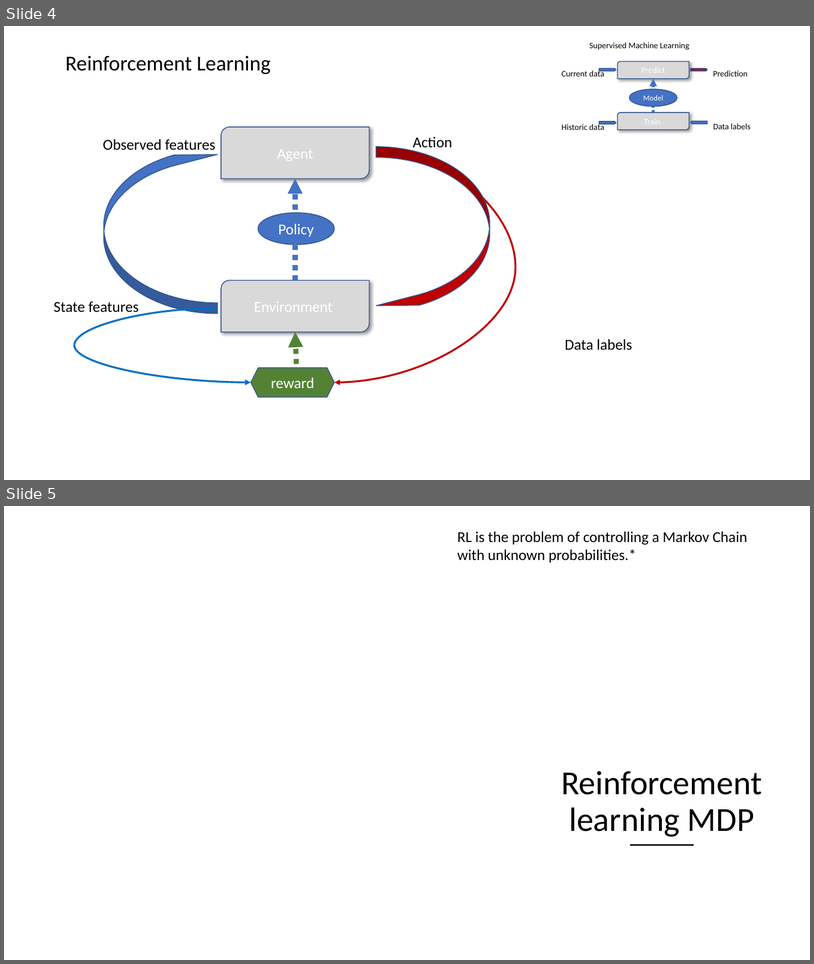
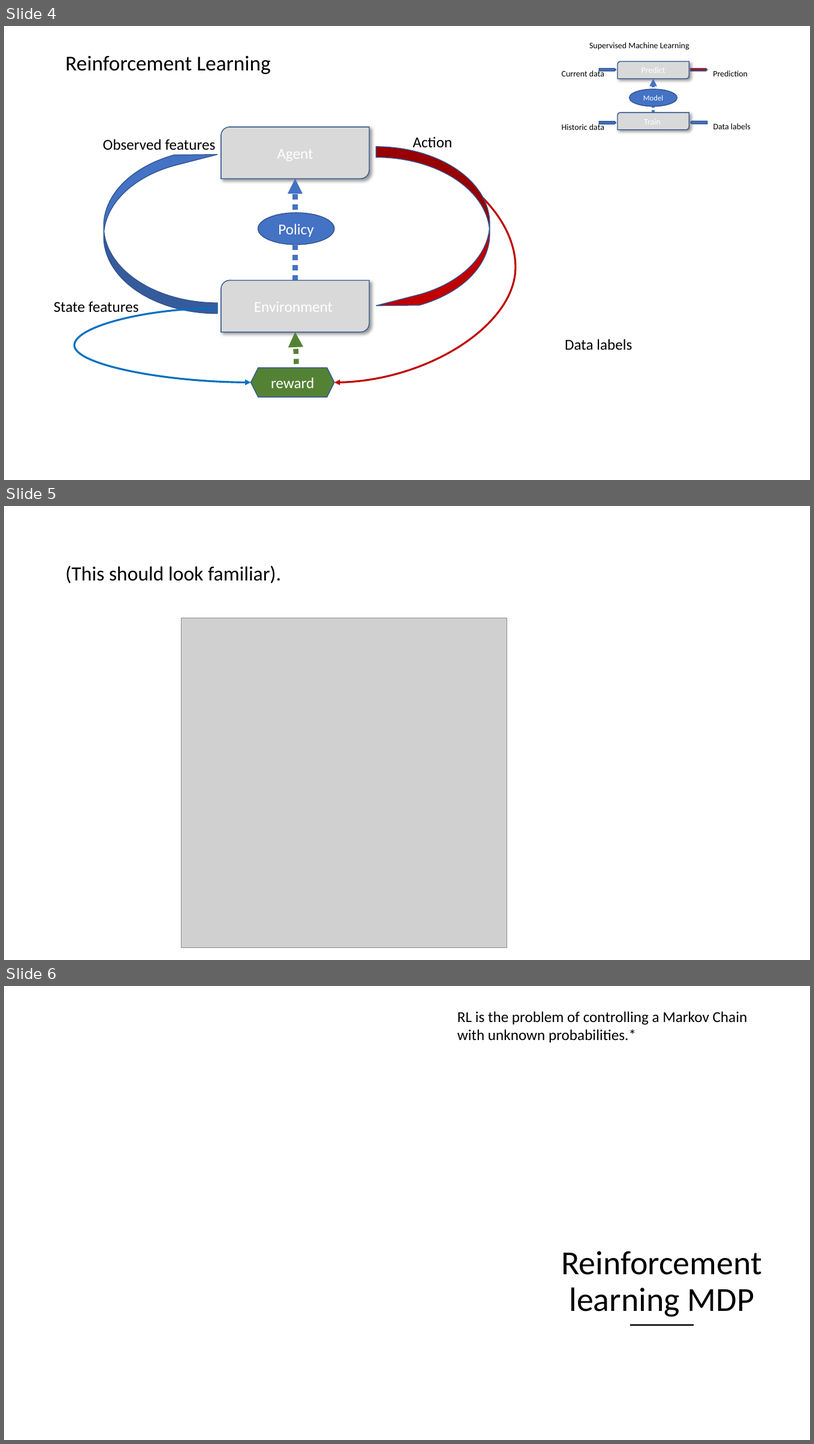
Before and after one commit to microsoft/ICSE2019, a slide deck: Rlearning/RL_ICSE.pptx. Shown one above the other, each under a label of ours: slides 4 and 5 before the commit, slides 4, 5 and 6 after it. The pictures are 814x964 and 814x1444 pixels, drawn with LibreOffice and Linux fonts; fonts in the diff are those of the drawing; grey boxes stand for pictures; background and template pictures are left out. Boxes give left, top, right and bottom in pixels: in the first picture for what was removed or moved away, otherwise in the second. Text is boxed around its words. In the diff, an @@ line names an element or a change of style, - is before the commit and + after.

```diff
--- a/Rlearning/RL_ICSE.pptx
+++ b/Rlearning/RL_ICSE.pptx
@@ slide 5 added at (x1=4, y1=506, x2=810, y2=960), background #FFFFFF @@
@@ title added at (x1=65, y1=565, x2=281, y2=583), 24 pt, text #000000 @@
+(This should look familiar).
@@ picture added at (x1=181, y1=618, x2=507, y2=948) @@
@@ what was slide 5 is now slide 6 @@
```
Also in this commit, not shown: 4 other slides added, 19 other files.
